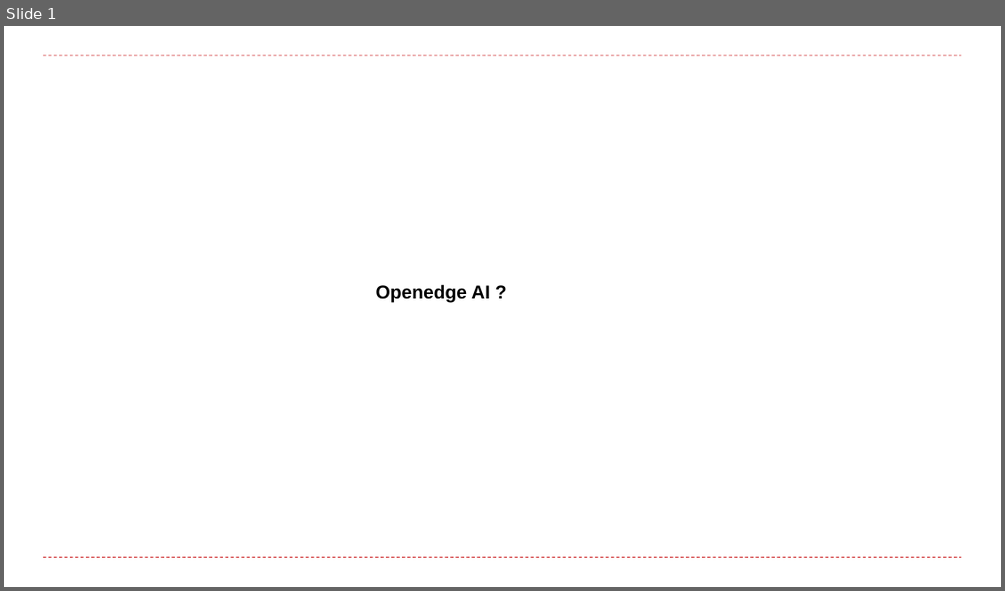
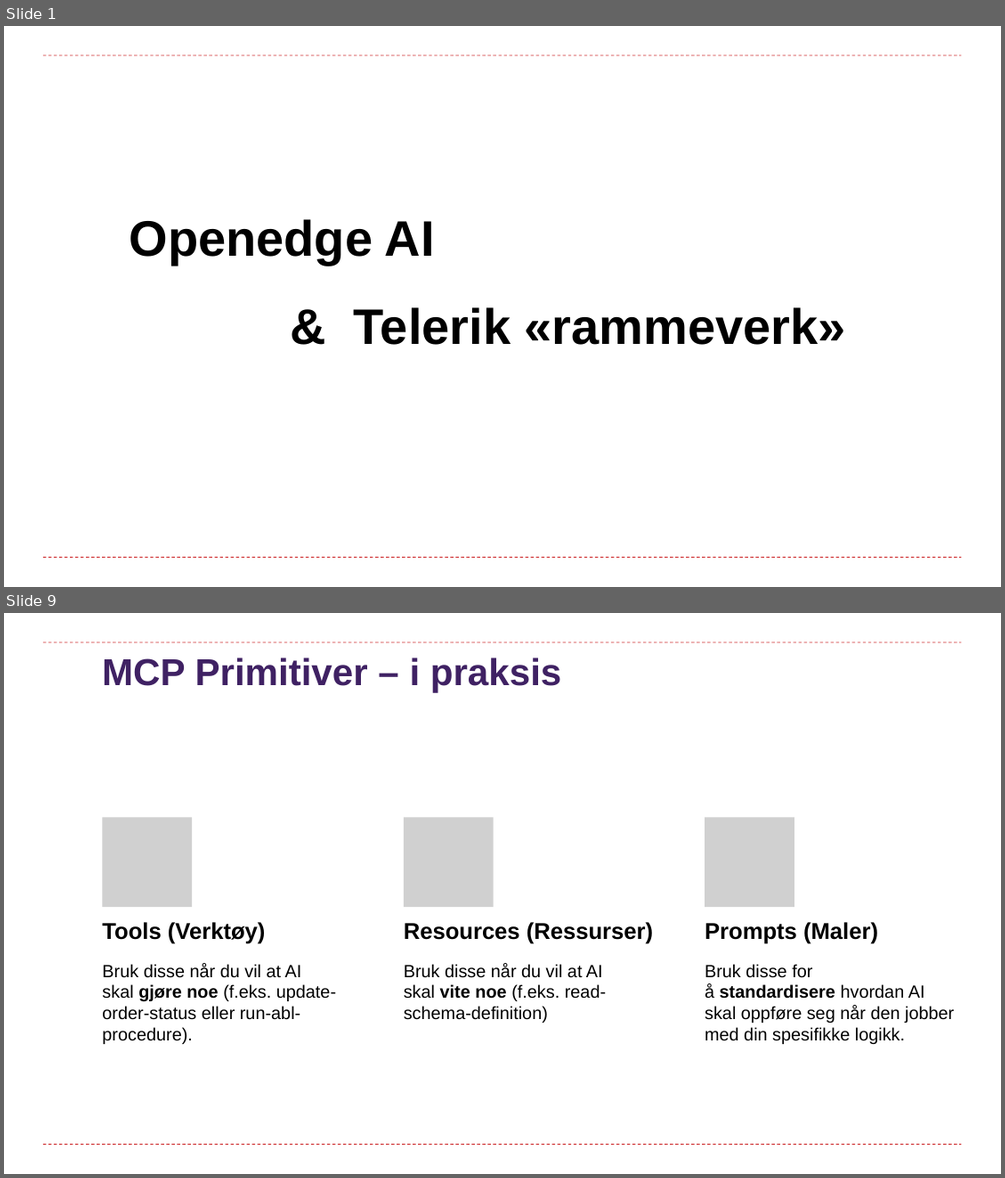
Before and after one commit to curtoldenborg/mcp, a slide deck: resources/documents/Brukerforeningen_2026.pptx. Shown one above the other, each under a label of ours: slide 1 before the commit, slides 1 and 9 after it; the slides between them are not shown. The pictures are 1005x591 and 1005x1178 pixels, drawn with LibreOffice and Linux fonts; fonts in the diff are those of the drawing; grey boxes stand for pictures; background and template pictures are left out. Boxes give left, top, right and bottom in pixels: in the first picture for what was removed or moved away, otherwise in the second. Text is boxed around its words. In the diff, an @@ line names an element or a change of style, - is before the commit and + after.

```diff
--- a/resources/documents/Brukerforeningen_2026.pptx
+++ b/resources/documents/Brukerforeningen_2026.pptx
@@ slide 9 added at (4,613,1001,1174), background #FFFFFF; not listed: 2 template elements that a slide beside it also shows @@
@@ text added at (102,657,562,692), 36.1 pt, text #3F2163, bold @@
+MCP Primitiver – i praksis
@@ group added at (102,817,954,1044): 6 texts, 3 pictures @@
+Tools (Verktøy)
+Bruk disse når du vil at AI skal gjøre noe (f.eks. update-order-status eller run-abl-procedure).
+Resources (Ressurser)
+Bruk disse når du vil at AI skal vite noe (f.eks. read-schema-definition)
+Prompts (Maler)
+Bruk disse for å standardisere hvordan AI skal oppføre seg når den jobber med din spesifikke logikk.
@@ slide 1 changed as well @@
@@ text at (129,219,435,265): text changed; size 18 to 48 pt @@
-Openedge AI ?
+Openedge AI
@@ text added at (354,307,846,345), 48 pt, text #000000, bold @@
+& Telerik «rammeverk»
```
Also in this commit, not shown: 20 other slides added, 25 slides removed, 2 other files.
